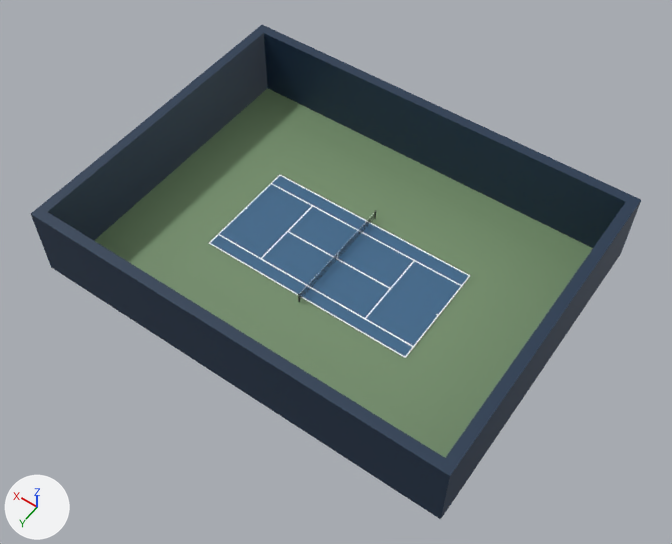
What one commit did to the Blender file src/models/court/court.blend.
Camera for both pictures: a 50 mm lens placed at (-31.3, 44.1, 67.3), pointed at (-1.4, 2.2, 1.4). Every picture has the same lights, and +X, +Y and +Z are marked at lower left.
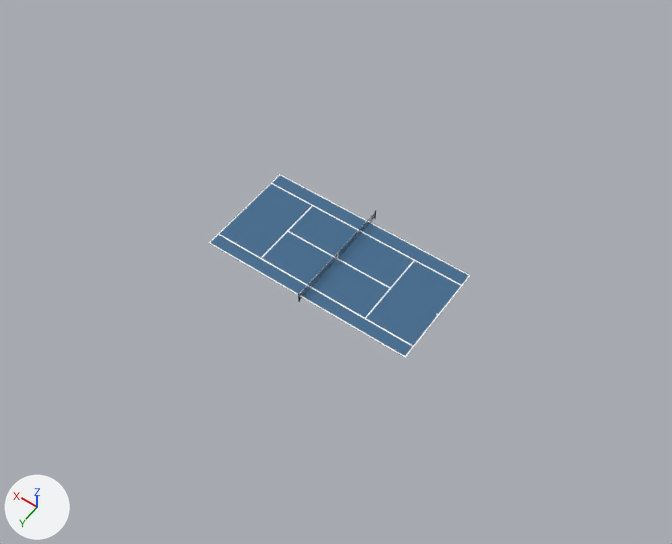
Boxes (x1, y1, x2, y2) around the edits, measured in the pictures (672 x 544 px):
'Plane.004', deleted (blue): before (31, 25, 641, 519)
'Plane.001', deleted (green): before (94, 88, 593, 458)

Diff of the bpy script that builds the scene:
```diff
--- a/src/models/court/court.blend.py
+++ b/src/models/court/court.blend.py
@@ ob_plane_001 @@
-ob_plane_001 = bpy.data.objects.new('Plane.001', me_plane_001)
-ob_plane_001.location = (0.0, 0.0, -0.1)
-ob_plane_001.scale = (1.11, 0.835, 0.866)
@@ ob_plane_004 @@
-ob_plane_004 = bpy.data.objects.new('Plane.004', me_plane_003)
-ob_plane_004.location = (0.0, 0.0, -0.2)
-ob_plane_004.scale = (21.0, 16.0, 1.0)
```
